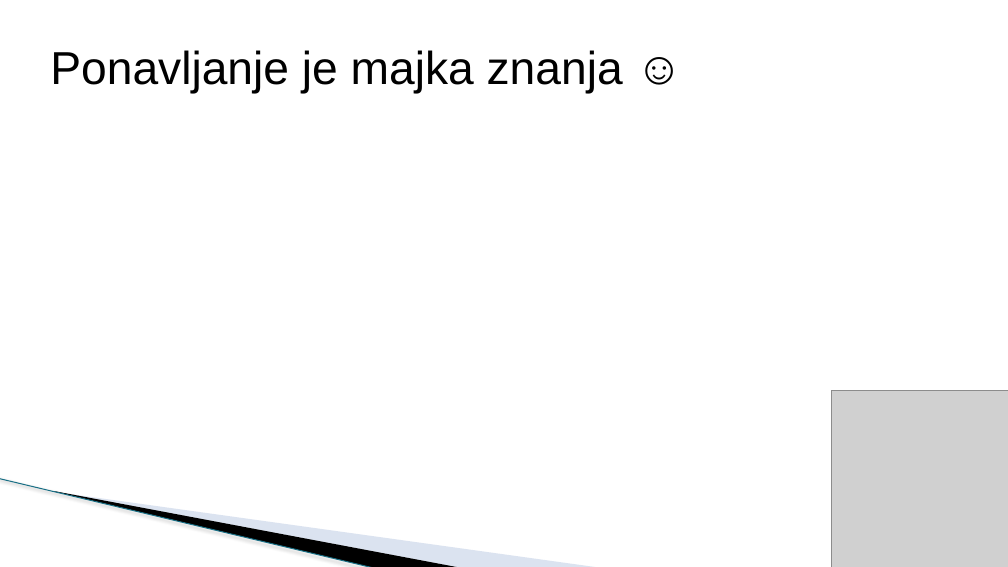
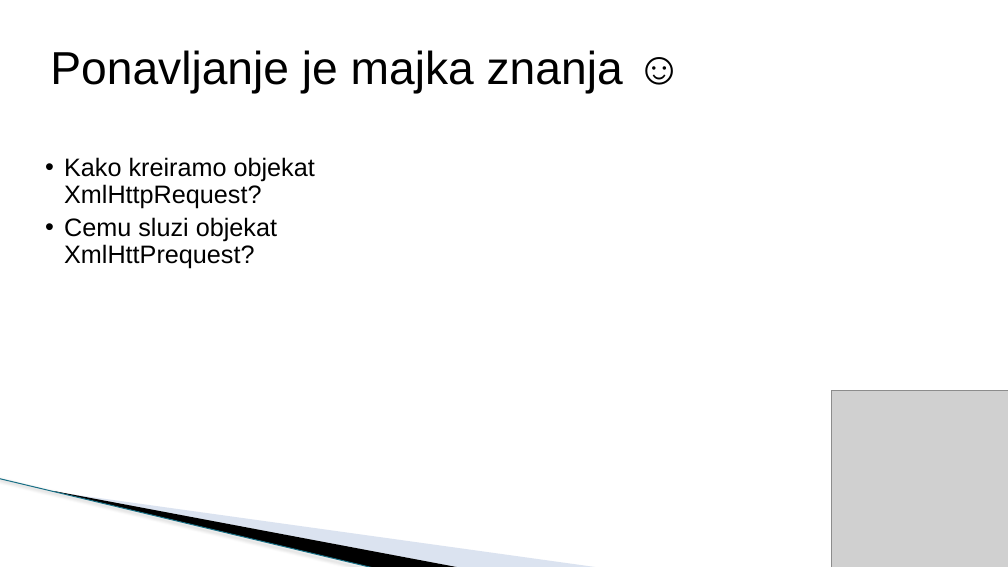
Before and after one commit to todalexcode/kurs-front-end, a slide deck: slide 3 of sesija-27/PPT/Front-End Developer-27.pptx. Drawn at 1008x567 pixels with LibreOffice and Linux fonts; fonts in the diff are those of the drawing; grey boxes stand for pictures; background and template pictures are left out. Boxes give left, top, right and bottom in pixels: in the first picture for what was removed or moved away, otherwise in the second. Text is boxed around its words. In the diff, an @@ line names an element or a change of style, - is before the commit and + after.

```diff
--- a/sesija-27/PPT/Front-End Developer-27.pptx
+++ b/sesija-27/PPT/Front-End Developer-27.pptx
@@ text added at box(64, 157, 315, 268), 24 pt, text #000000 @@
+  • Kako kreiramo objekat XmlHttpRequest?
+  • Cemu sluzi objekat XmlHttPrequest?
```
Also in this commit, not shown: 1 other slide changed, 2 slides added, 1 slide removed, 6 other files.
